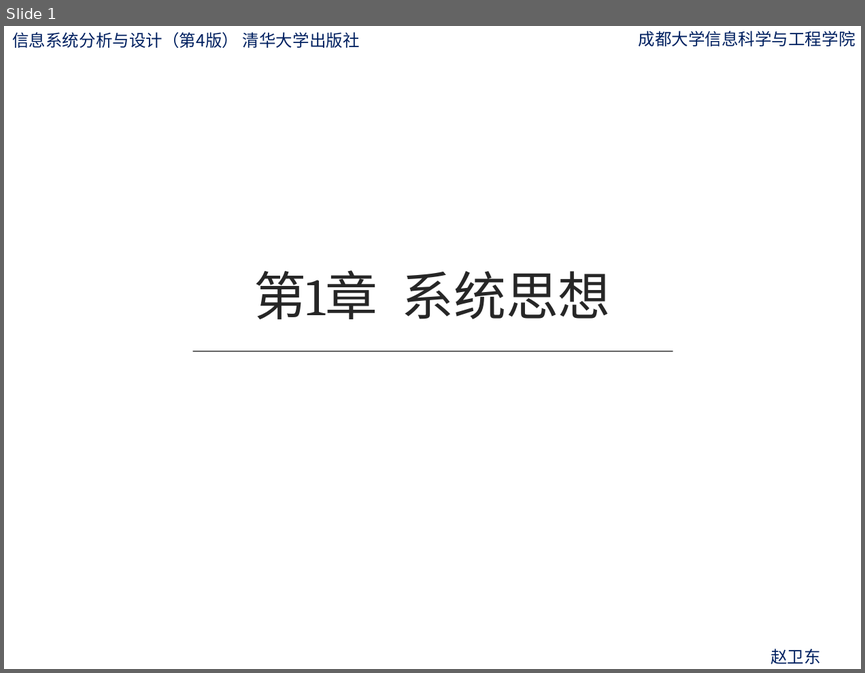
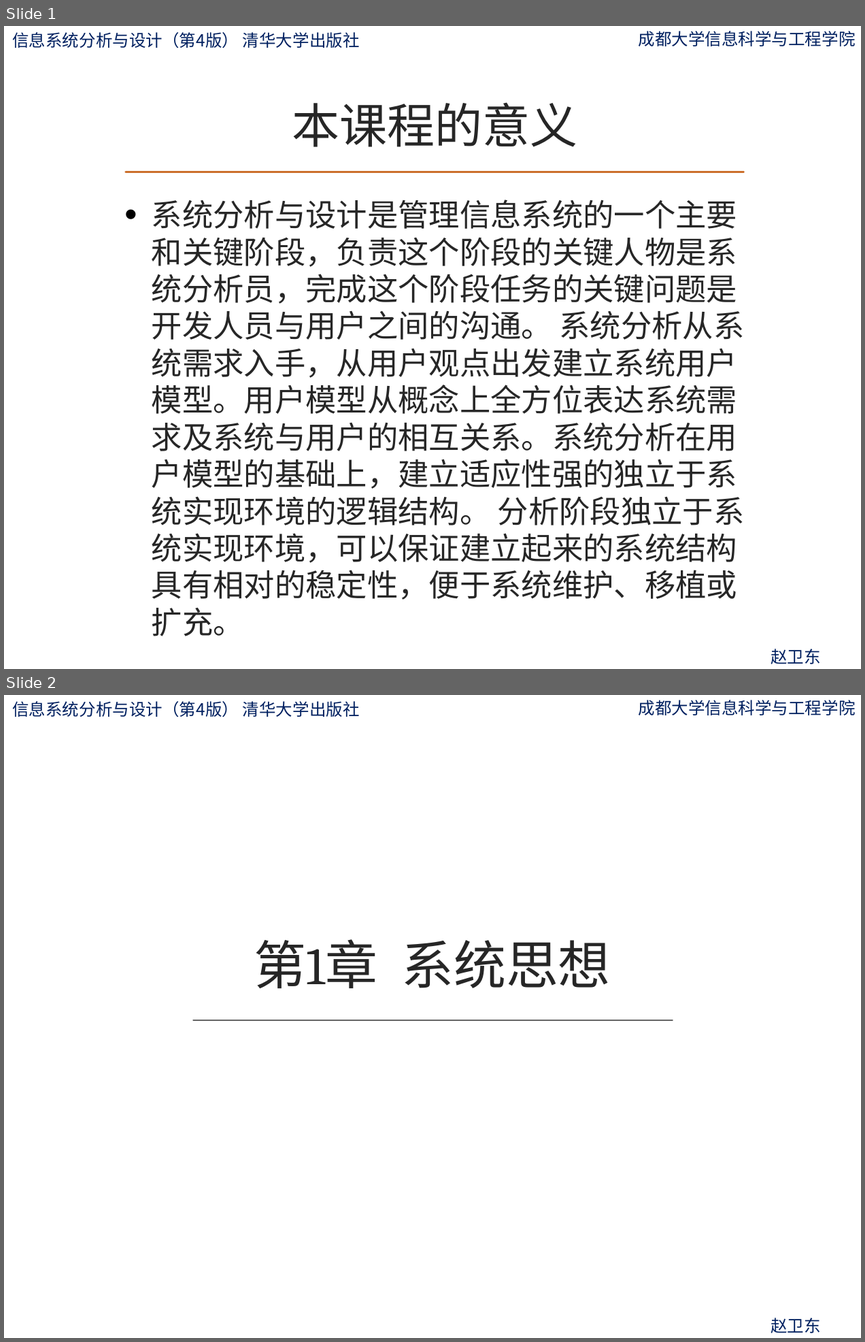
Before and after one commit to zwdcdu/is_analysis, a slide deck: ppt/第1章-系统思想.pptx. Shown one above the other, each under a label of ours: slide 1 before the commit, slides 1 and 2 after it. The pictures are 865x673 and 865x1342 pixels, drawn with LibreOffice and Linux fonts; fonts in the diff are those of the drawing; background and template pictures are left out. Boxes give left, top, right and bottom in pixels: in the first picture for what was removed or moved away, otherwise in the second. Text is boxed around its words. In the diff, an @@ line names an element or a change of style, - is before the commit and + after.

```diff
--- a/ppt/第1章-系统思想.pptx
+++ b/ppt/第1章-系统思想.pptx
@@ slide 1 added at (4, 26, 861, 669), background picture (left out); not listed: 3 template elements that a slide beside it also shows @@
@@ title added at (292, 102, 577, 147), 40 pt, text #262626 @@
+本课程的意义
@@ line added from (126, 172) to (743, 172), #CC702D 1.5 pt @@
@@ text added at (152, 199, 745, 636), 25.9 pt, text #262626 @@
+• 系统分析与设计是管理信息系统的一个主要和关键阶段，负责这个阶段的关键人物是系统分析员，完成这个阶段任务的关键问题是开发人员与用户之间的沟通。 系统分析从系统需求入手，从用户观点出发建立系统用户模型。用户模型从概念上全方位表达系统需求及系统与用户的相互关系。系统分析在用户模型的基础上，建立适应性强的独立于系统实现环境的逻辑结构。 分析阶段独立于系统实现环境，可以保证建立起来的系统结构具有相对的稳定性，便于系统维护、移植或扩充。
@@ what was slide 1 is now slide 2 @@
```
Also in this commit, not shown: 1 slide changed, 2 other slides added.
